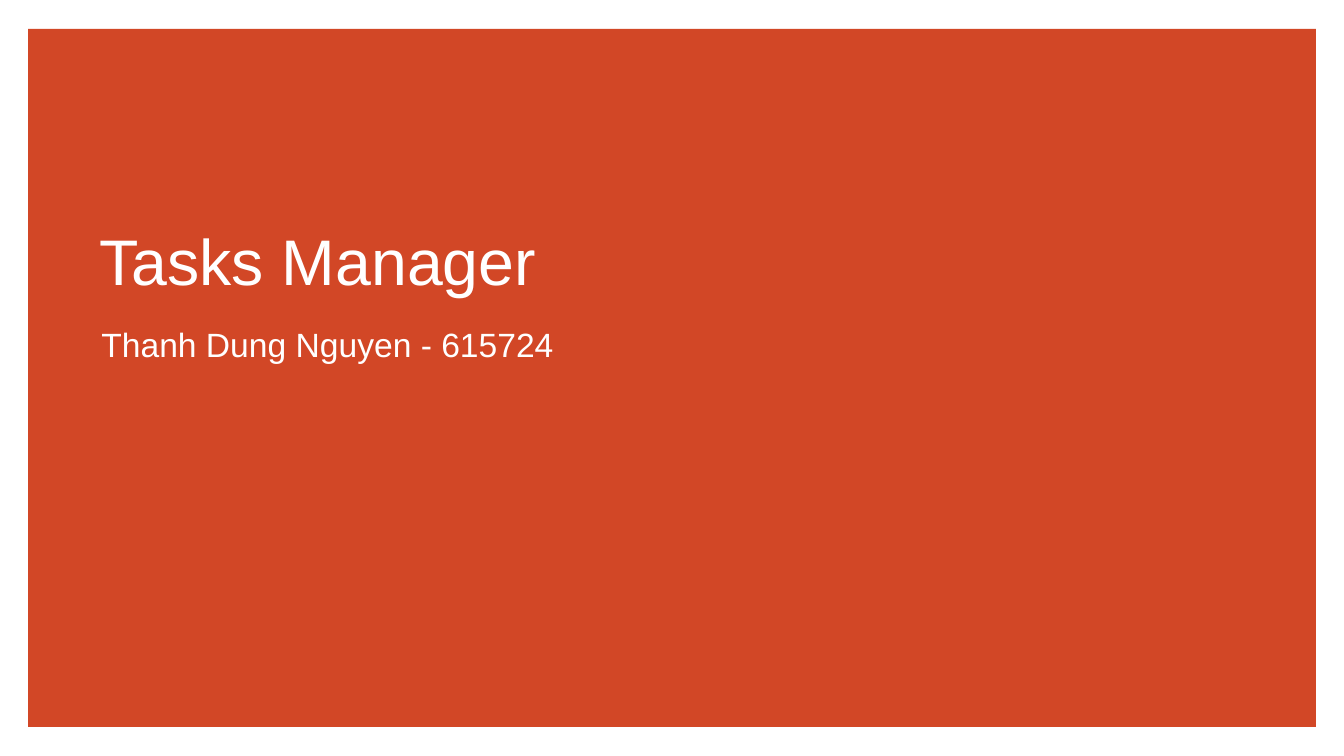
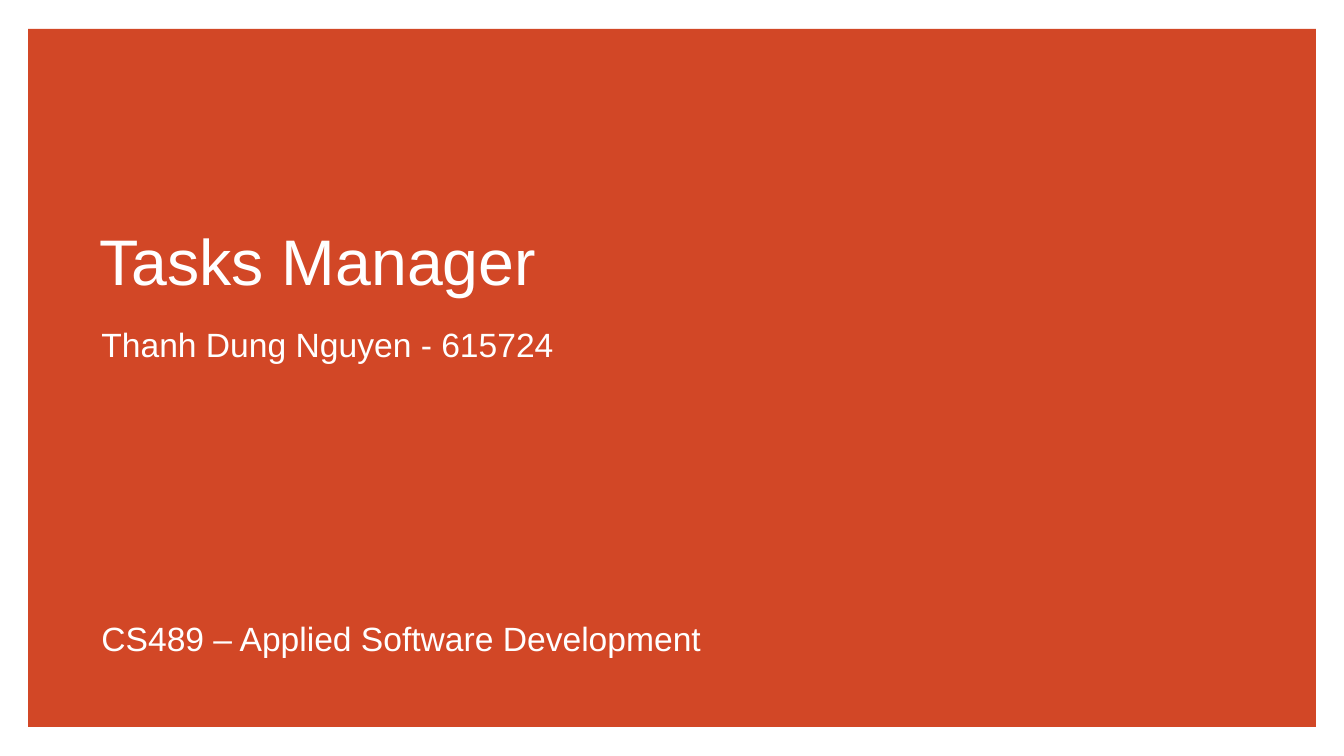
Before and after one commit to ThanhDungNguyen/cs489-apsd-202404-project, a slide deck: slide 1 of Presentation.pptx. Drawn at 1344x756 pixels with LibreOffice and Linux fonts; fonts in the diff are those of the drawing. Boxes give left, top, right and bottom in pixels: in the first picture for what was removed or moved away, otherwise in the second. Text is boxed around its words. In the diff, an @@ line names an element or a change of style, - is before the commit and + after.

Commit message:
Update presentation

```diff
--- a/Presentation.pptx
+++ b/Presentation.pptx
@@ text added at (x1=101, y1=626, x2=701, y2=658), 24 pt, text #FFFFFF @@
+CS489 – Applied Software Development
```
Also in this commit, not shown: 1 slide added, 1 slide removed.
